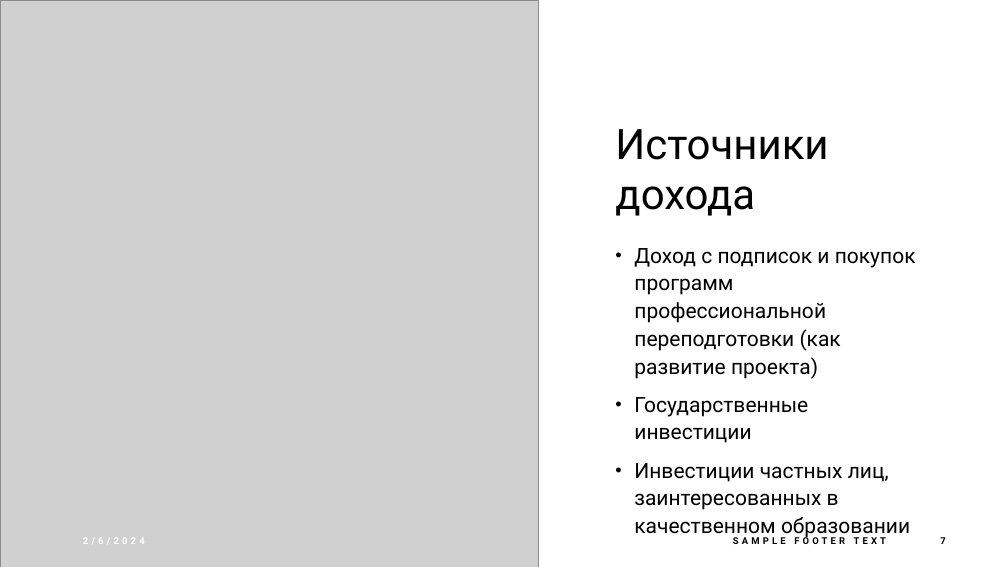
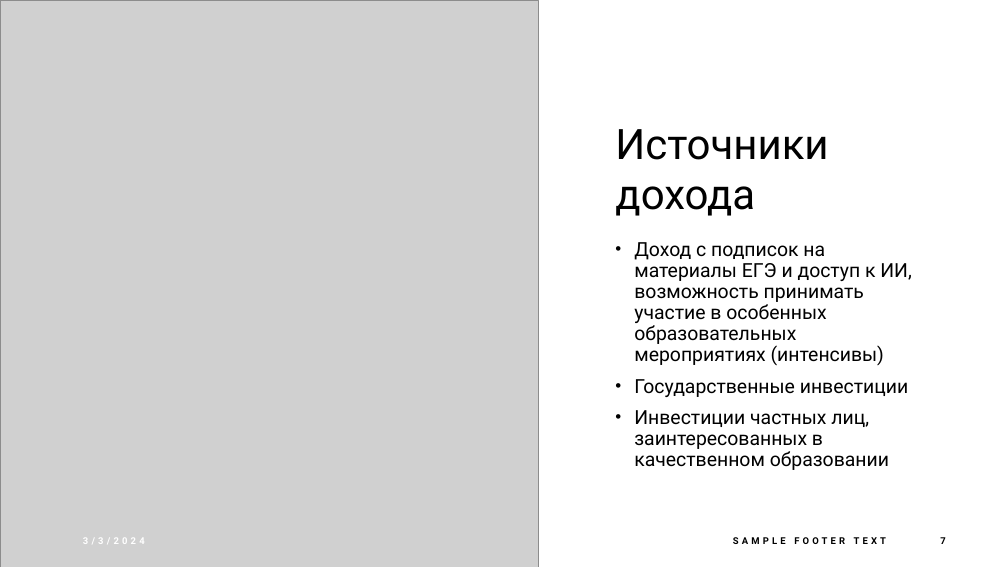
Before and after one commit to MaximTokarev2099/accessible-education, a slide deck: slide 7 of Проект «Доступное образование».pptx. Drawn at 1008x567 pixels with LibreOffice and Linux fonts; fonts in the diff are those of the drawing; grey boxes stand for pictures. Boxes give left, top, right and bottom in pixels: in the first picture for what was removed or moved away, otherwise in the second. Text is boxed around its words. In the diff, an @@ line names an element or a change of style, - is before the commit and + after.

```diff
--- a/Проект «Доступное образование».pptx
+++ b/Проект «Доступное образование».pptx
@@ text at (634, 242, 911, 366): text changed; size 20 to 18.5 pt @@
-• Доход с подписок и покупок программ профессиональной переподготовки (как развитие проекта)
+• Доход с подписок на материалы ЕГЭ и доступ к ИИ, возможность принимать участие в особенных образовательных мероприятиях (интенсивы)
@@ text at (634, 379, 908, 470): size 20 to 18.5 pt in "Государственные инвестиции", "Инвестиции частных лиц, заинтересованных в качественном обра ..."; line spacing 1.1 to 0.9 @@
```
Also in this commit, not shown: 7 other slides changed, 2 slides added, 3 other files.
